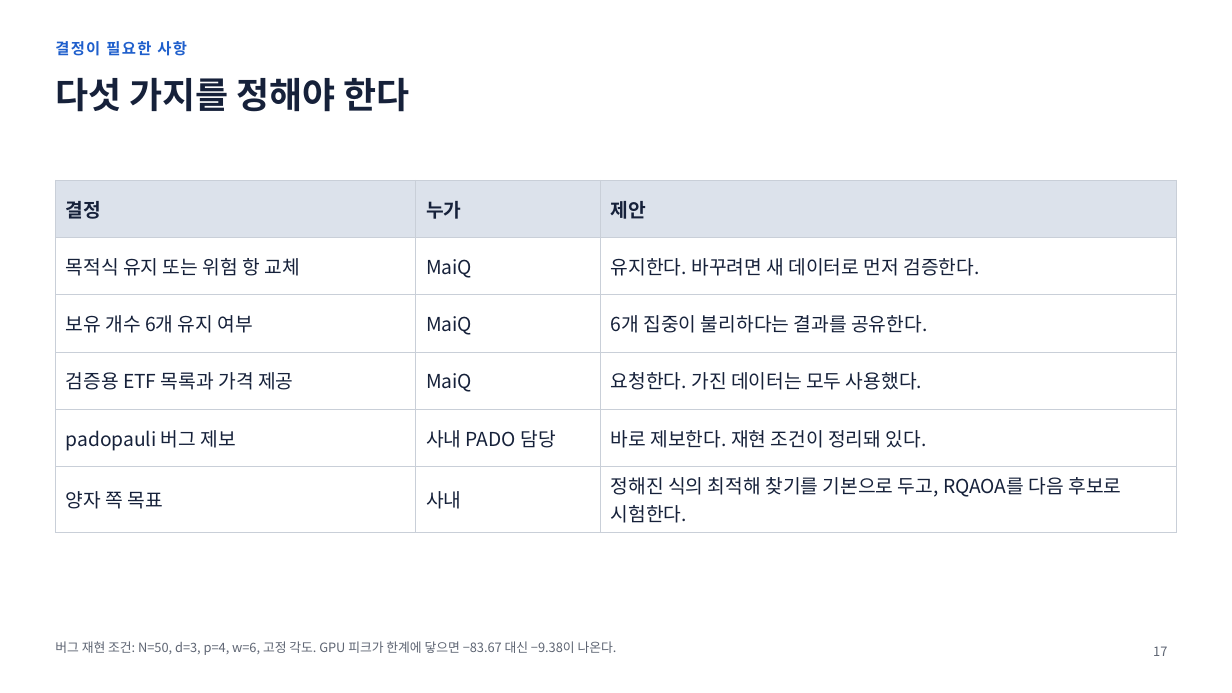
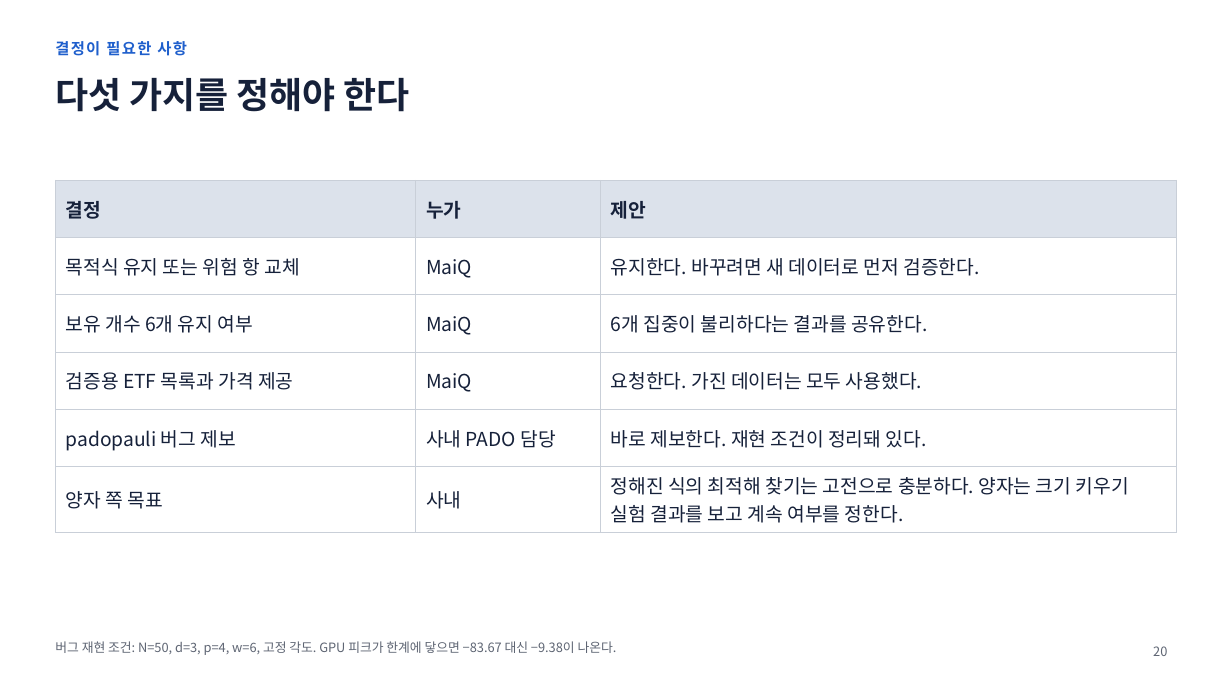
Before and after one commit to 202155570/norma-qaoa, a slide deck: slide 20 of docs/qaoa_research_report_2026-11-19.pptx (slide 17 before the commit). Drawn at 1232x693 pixels with LibreOffice and Linux fonts; fonts in the diff are those of the drawing. Boxes give left, top, right and bottom in pixels: in the first picture for what was removed or moved away, otherwise in the second. Text is boxed around its words. In the diff, an @@ line names an element or a change of style, - is before the commit and + after.

```diff
--- a/docs/qaoa_research_report_2026-11-19.pptx
+++ b/docs/qaoa_research_report_2026-11-19.pptx
@@ table at <box>55,180,1177,527</box> @@
-row 6, column 3: 정해진 식의 최적해 찾기를 기본으로 두고, RQAOA를 다음 후보로 시험한다.
+row 6, column 3: 정해진 식의 최적해 찾기는 고전으로 충분하다. 양자는 크기 키우기 실험 결과를 보고 계속 여부를 정한다.
@@ page number at <box>1153,646,1167,656</box>: text changed @@
-17
+20
```
Also in this commit, not shown: 6 other slides changed, 3 slides added, 3 other files.
